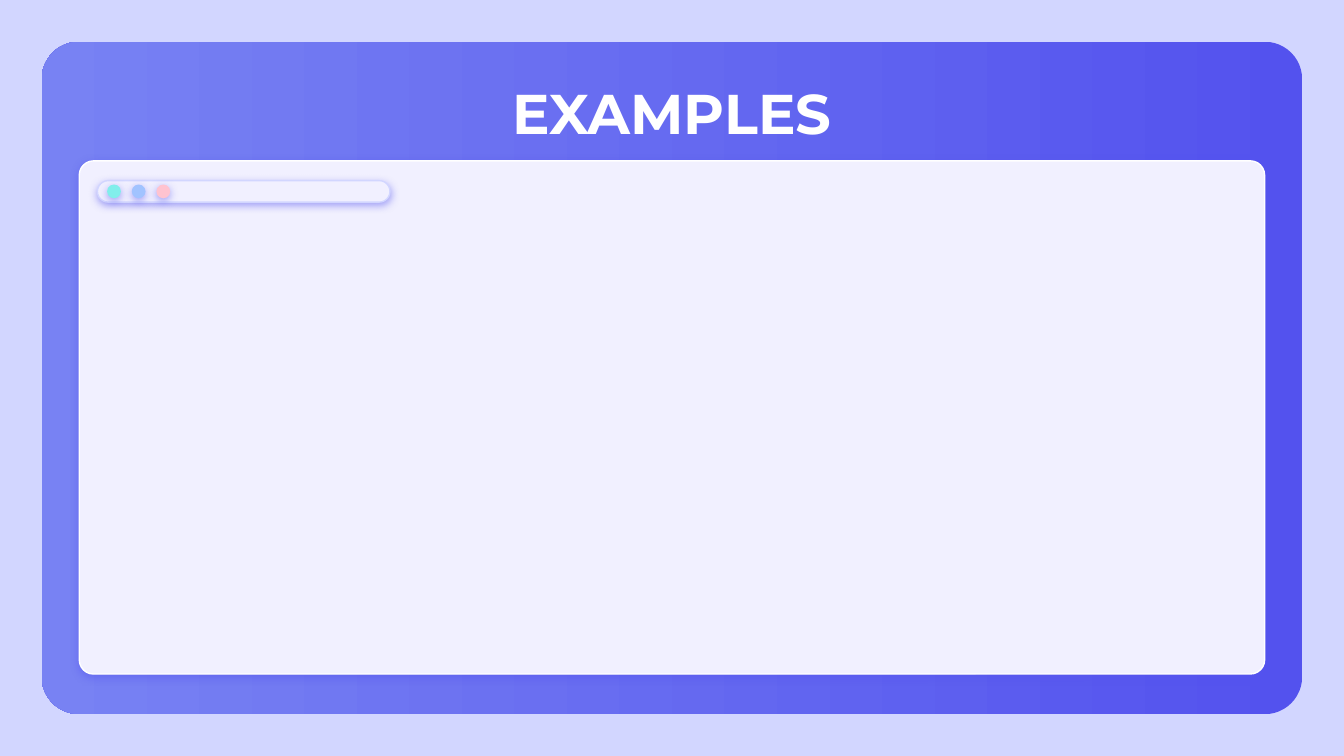
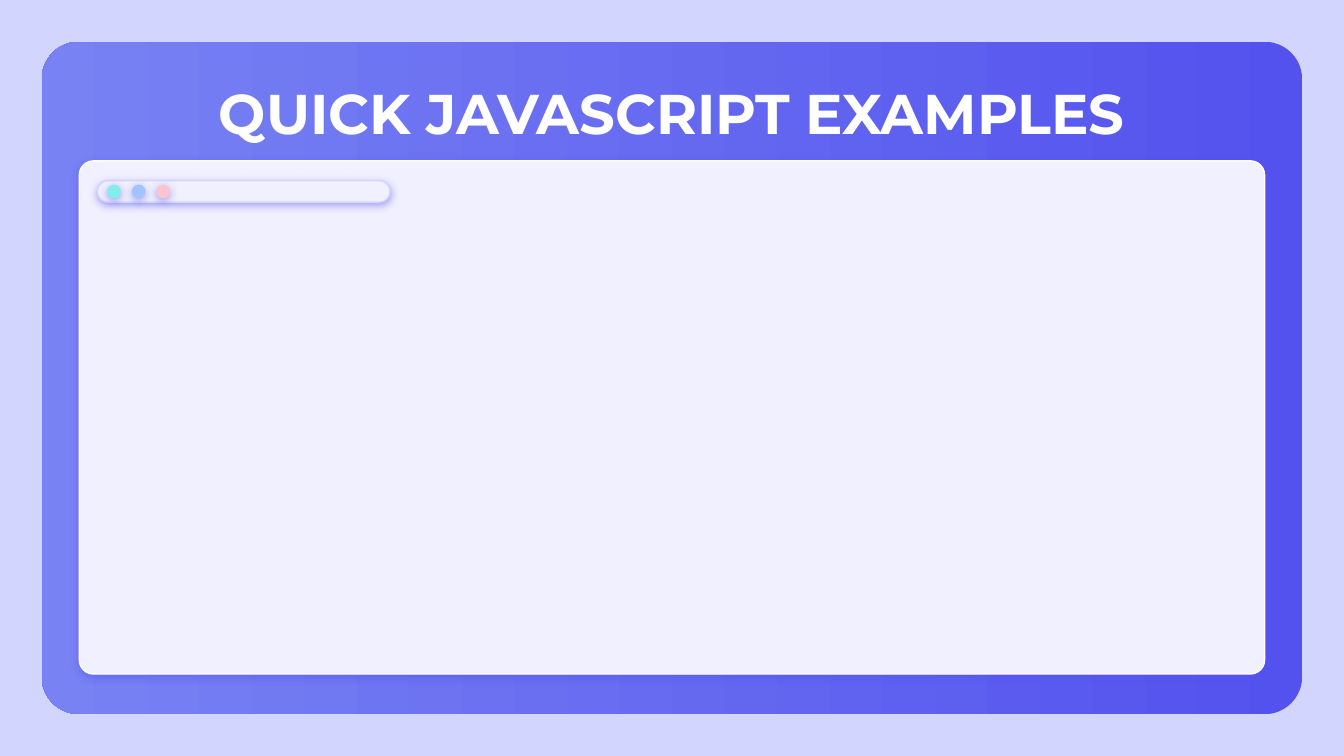
Before and after one commit to kszeto20/CyberFinalProject, a slide deck: slide 10 of Presentation/CyberXSSPresentation.pptx (slide 8 before the commit). Drawn at 1344x756 pixels with LibreOffice and Linux fonts; fonts in the diff are those of the drawing. Boxes give left, top, right and bottom in pixels: in the first picture for what was removed or moved away, otherwise in the second. Text is boxed around its words. In the diff, an @@ line names an element or a change of style, - is before the commit and + after.

```diff
--- a/Presentation/CyberXSSPresentation.pptx
+++ b/Presentation/CyberXSSPresentation.pptx
@@ title at box(219, 94, 1125, 143): text changed @@
-EXAMPLES
+QUICK JAVASCRIPT EXAMPLES
```
Also in this commit, not shown: 5 other slides changed, 3 slides added.
